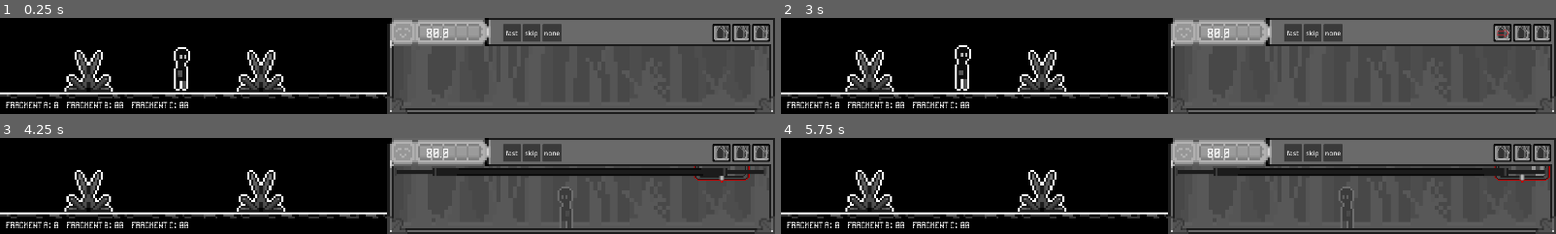
Above: before the commit, frames 1-4 (two rows, left to right).
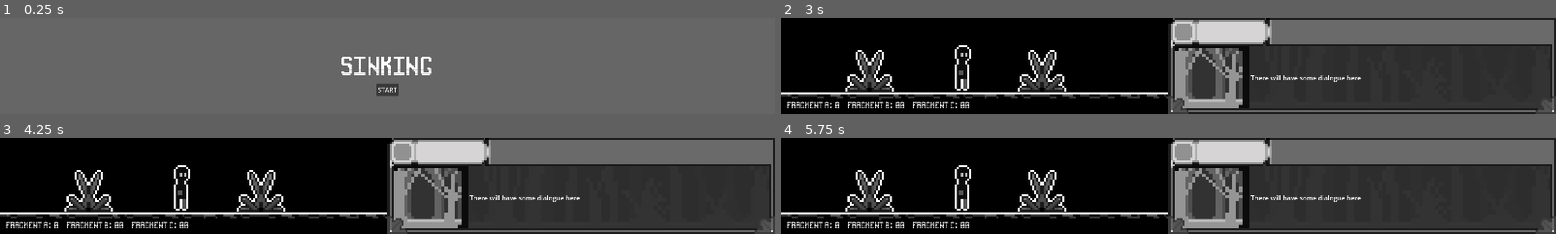
Above: after the commit, the same moments.

Repository: CarolShi417/Sinking
Game: Godot game, scene res://scenes/Scene/overall.tscn
Same seed, same stepped clock (60 frames per second), same inputs: the game is played once before the commit and once after it. This scene is started directly instead of the project's main scene.
Inputs (mouse positions are in pixels of both pictures, inside the frame that each line leads up to):
- Up to frame 1 (0.25 s): no input
- Up to frame 2 (3 s): click (1168, 90) at 0.5 s, where only the run after the commit has a clickable "START"; click (1315, 33) at 1.25 s, where only the run before the commit has a clickable "skip"; click (1315, 33) at 2 s, where only the run before the commit has a clickable "skip"; click (1501, 33) at 2.77 s
- Up to frame 3 (4.25 s): click (720, 153) at 3.52 s
- Up to frame 4 (5.75 s): click (1525, 153) at 4.27 s; click (1525, 153) at 5.02 s

The runs differ from the first frame. In frame 1, 76% of the frame differs, in the area x 0-100%, y 0-100%; in frame 2, 34%; in frame 3, 32%; in frame 4, 32%.

Commit message:
增加 dialogueControl对话panel；整理美术资产文件夹

Diff:
--- /dev/null
+++ b/scenes/Scene/overall.gd
@@ -0,0 +1,29 @@
+extends Node2D
+
+@onready var game: Node2D = $Game
+@onready var over_all_screen_UI: Control = $OverallScreenUI
+# Called when the node enters the scene tree for the first time.
+func _ready() -> void:
+	pause_game()
+
+	over_all_screen_UI.game_start.connect(resume_game)
+
+
+# Called every frame. 'delta' is the elapsed time since the previous frame.
+#func _process(delta: float) -> void:
+	#pass
+
+# ===============================
+# 暂停游戏
+# ===============================
+func pause_game() -> void:
+	# 禁用Game节点的process
+	game.process_mode = Node.PROCESS_MODE_DISABLED
+
+
+# ===============================
+# 恢复游戏
+# ===============================
+func resume_game() -> void:
+	# 恢复Game节点的process
+	game.process_mode = Node.PROCESS_MODE_INHERIT
--- a/scenes/Scene/overall.tscn
+++ b/scenes/Scene/overall.tscn
@@ -1,14 +1,15 @@
-[gd_scene load_steps=3 format=3 uid="uid://dov0g81akr1ae"]
+[gd_scene load_steps=4 format=3 uid="uid://dov0g81akr1ae"]
 
 [ext_resource type="PackedScene" uid="uid://3mfqqjaqst50" path="res://scenes/Scene/game.tscn" id="1_cqslk"]
-[ext_resource type="PackedScene" uid="uid://cnn63261015jl" path="res://scenes/UI/start/start_screen_ui.tscn" id="2_cqslk"]
+[ext_resource type="Script" uid="uid://dt24113gw7833" path="res://scenes/Scene/overall.gd" id="1_g76iu"]
+[ext_resource type="PackedScene" uid="uid://cnn63261015jl" path="res://scenes/UI/start/overall_screen_ui.tscn" id="2_cqslk"]
 
 [node name="Overall" type="Node2D"]
+script = ExtResource("1_g76iu")
 
-[node name="GameNew" parent="." instance=ExtResource("1_cqslk")]
+[node name="Game" parent="." instance=ExtResource("1_cqslk")]
 
-[node name="StartScreenUI" parent="." instance=ExtResource("2_cqslk")]
-visible = false
+[node name="OverallScreenUI" parent="." instance=ExtResource("2_cqslk")]
 anchors_preset = 15
 anchor_right = 1.0
 anchor_bottom = 1.0
--- /dev/null
+++ b/scenes/UI/dialogue_control.gd
@@ -0,0 +1,14 @@
+extends Control
+
+#signal dialogue_started()
+signal dialogue_finished()
+var current_index: int = 0
+# Called when the node enters the scene tree for the first time.
+func _ready() -> void:
+	await get_tree().create_timer(10.0).timeout #测试用 后面要删除
+	current_index += 1
+	dialogue_finished.emit()
+
+# Called every frame. 'delta' is the elapsed time since the previous frame.
+func _process(delta: float) -> void:
+	pass
--- /dev/null
+++ b/scenes/UI/dialogue_control.tscn
@@ -0,0 +1,46 @@
+[gd_scene load_steps=5 format=3 uid="uid://cmld5go3ad5fc"]
+
+[ext_resource type="Texture2D" uid="uid://cke6sp6c85y10" path="res://assets/UI/map_chooseMapButton/map_button_mapA.png" id="1_1bdll"]
+[ext_resource type="Script" uid="uid://de0cr6ridtfek" path="res://scenes/UI/dialogue_control.gd" id="1_rpbhd"]
+[ext_resource type="Texture2D" uid="uid://hs21ne444o05" path="res://assets/sprites/map/map_workplace.png" id="1_yv5uc"]
+[ext_resource type="Theme" uid="uid://ddgo3b8f6fttt" path="res://scenes/UI/game_ui_theme.tres" id="2_s4cul"]
+
+[node name="DialogueControl" type="Control"]
+layout_mode = 3
+anchors_preset = 15
+anchor_right = 1.0
+anchor_bottom = 1.0
+grow_horizontal = 2
+grow_vertical = 2
+script = ExtResource("1_rpbhd")
+
+[node name="PanelContainer" type="PanelContainer" parent="."]
+custom_minimum_size = Vector2(960, 180)
+layout_mode = 0
+offset_left = 960.0
+offset_top = 60.0
+offset_right = 1920.0
+offset_bottom = 240.0
+size_flags_horizontal = 4
+
+[node name="HBoxContainer" type="HBoxContainer" parent="PanelContainer"]
+layout_mode = 2
+size_flags_horizontal = 0
+
+[node name="Avatar" type="TextureRect" parent="PanelContainer/HBoxContainer"]
+custom_minimum_size = Vector2(200, 50)
+layout_mode = 2
+size_flags_horizontal = 0
+texture = ExtResource("1_1bdll")
+
+[node name="Label" type="Label" parent="PanelContainer/HBoxContainer"]
+layout_mode = 2
+size_flags_horizontal = 0
+theme = ExtResource("2_s4cul")
+text = "There will have some dialogue here"
+
+[node name="MapFrame" type="Sprite2D" parent="."]
+z_index = 40
+position = Vector2(1920, 0)
+texture = ExtResource("1_yv5uc")
+offset = Vector2(-480, 120)
--- a/scenes/UI/start/start_screen_ui.gd
+++ b/scenes/UI/start/overall_screen_ui.gd
@@ -1,18 +1,22 @@
 extends Control
+
+signal game_start
 
 @onready var start_menu: Control = $StartMenu
 @onready var opening_comic: Control = $OpeningComic
+@onready var dialogue_control: Control = $DialogueControl
 
 
 func _ready():
 	# 初始状态
 	start_menu.show()
 	opening_comic.hide()
+	dialogue_control.hide()
 
 	# 监听信号
 	start_menu.start_pressed.connect(_on_start_pressed)
 	opening_comic.comic_finished.connect(_on_comic_finished)
-
+	dialogue_control.dialogue_finished.connect(_on_dialogue_finished)
 
 # ===============================
 # 点击 StartMenu Start
@@ -29,4 +33,9 @@
 # ===============================
 func _on_comic_finished():
 	opening_comic.hide()
+	dialogue_control.show()
 	# 👉 此时游戏自然露出来（GameScene一直在）
+
+func _on_dialogue_finished():
+	dialogue_control.hide()
+	game_start.emit()
--- /dev/null
+++ b/scenes/UI/start/overall_screen_ui.tscn
@@ -0,0 +1,34 @@
+[gd_scene load_steps=5 format=3 uid="uid://cnn63261015jl"]
+
+[ext_resource type="Script" uid="uid://dvrten3htp0t2" path="res://scenes/UI/start/overall_screen_ui.gd" id="1_ljbyj"]
+[ext_resource type="PackedScene" uid="uid://bpsyh6efc6man" path="res://scenes/UI/start/start_menu.tscn" id="1_v5kbm"]
+[ext_resource type="PackedScene" uid="uid://4btqj0mbigwe" path="res://scenes/UI/start/opening_comic.tscn" id="2_ljbyj"]
+[ext_resource type="PackedScene" uid="uid://cmld5go3ad5fc" path="res://scenes/UI/dialogue_control.tscn" id="4_m5peo"]
+
+[node name="OverallScreenUI" type="Control"]
+layout_mode = 3
+anchors_preset = 0
+offset_right = 40.0
+offset_bottom = 40.0
+script = ExtResource("1_ljbyj")
+
+[node name="StartMenu" parent="." instance=ExtResource("1_v5kbm")]
+visible = false
+z_index = 201
+layout_mode = 1
+
+[node name="OpeningComic" parent="." instance=ExtResource("2_ljbyj")]
+visible = false
+layout_mode = 0
+
+[node name="DialogueControl" parent="." instance=ExtResource("4_m5peo")]
+z_index = 200
+custom_minimum_size = Vector2(1920, 240)
+layout_mode = 1
+anchors_preset = 0
+anchor_right = 0.0
+anchor_bottom = 0.0
+offset_right = 1920.0
+offset_bottom = 240.0
+grow_horizontal = 1
+grow_vertical = 1
--- a/scenes/UI/start/start_screen_ui.tscn
+++ /dev/null
@@ -1,20 +0,0 @@
-[gd_scene load_steps=4 format=3 uid="uid://cnn63261015jl"]
-
-[ext_resource type="Script" uid="uid://dvrten3htp0t2" path="res://scenes/UI/start/start_screen_ui.gd" id="1_ljbyj"]
-[ext_resource type="PackedScene" uid="uid://bpsyh6efc6man" path="res://scenes/UI/start/start_menu.tscn" id="1_v5kbm"]
-[ext_resource type="PackedScene" uid="uid://4btqj0mbigwe" path="res://scenes/UI/start/opening_comic.tscn" id="2_ljbyj"]
-
-[node name="StartScreenUI" type="Control"]
-layout_mode = 3
-anchors_preset = 0
-offset_right = 40.0
-offset_bottom = 40.0
-script = ExtResource("1_ljbyj")
-
-[node name="StartMenu" parent="." instance=ExtResource("1_v5kbm")]
-visible = false
-z_index = 201
-layout_mode = 1
-
-[node name="OpeningComic" parent="." instance=ExtResource("2_ljbyj")]
-layout_mode = 0
Not shown, added: scenes/Scene/overall.gd.uid
Not shown, added: scenes/UI/dialogue_control.gd.uid
Renamed: scenes/UI/start/start_screen_ui.gd.uid -> scenes/UI/start/overall_screen_ui.gd.uid
